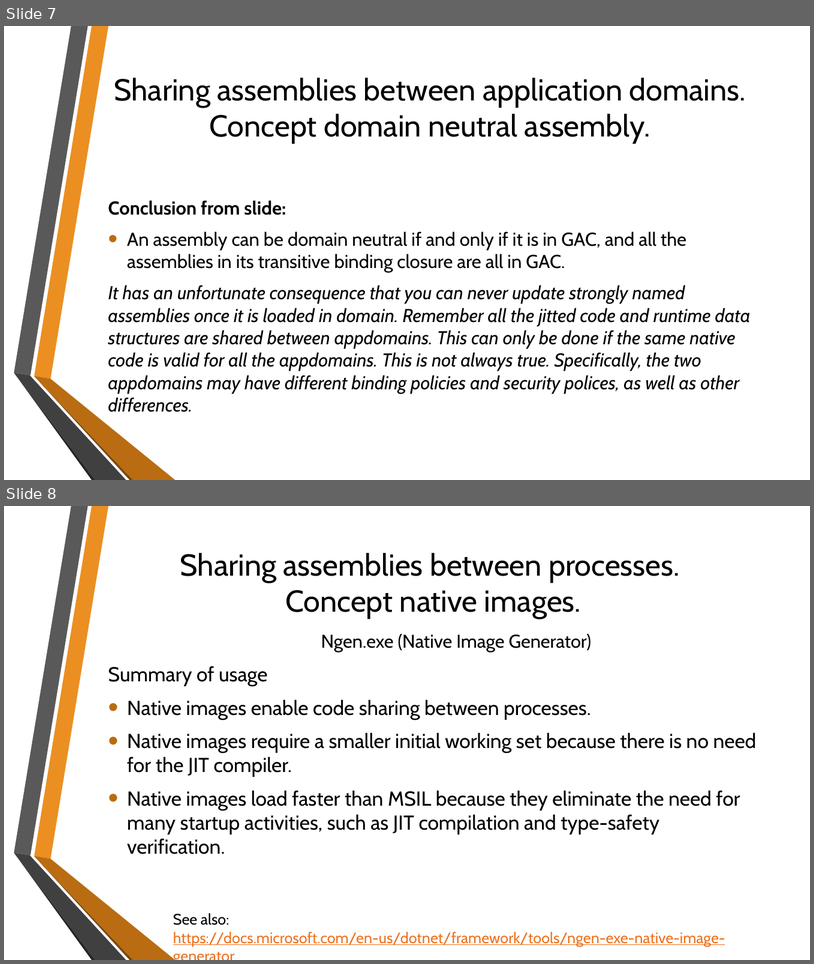
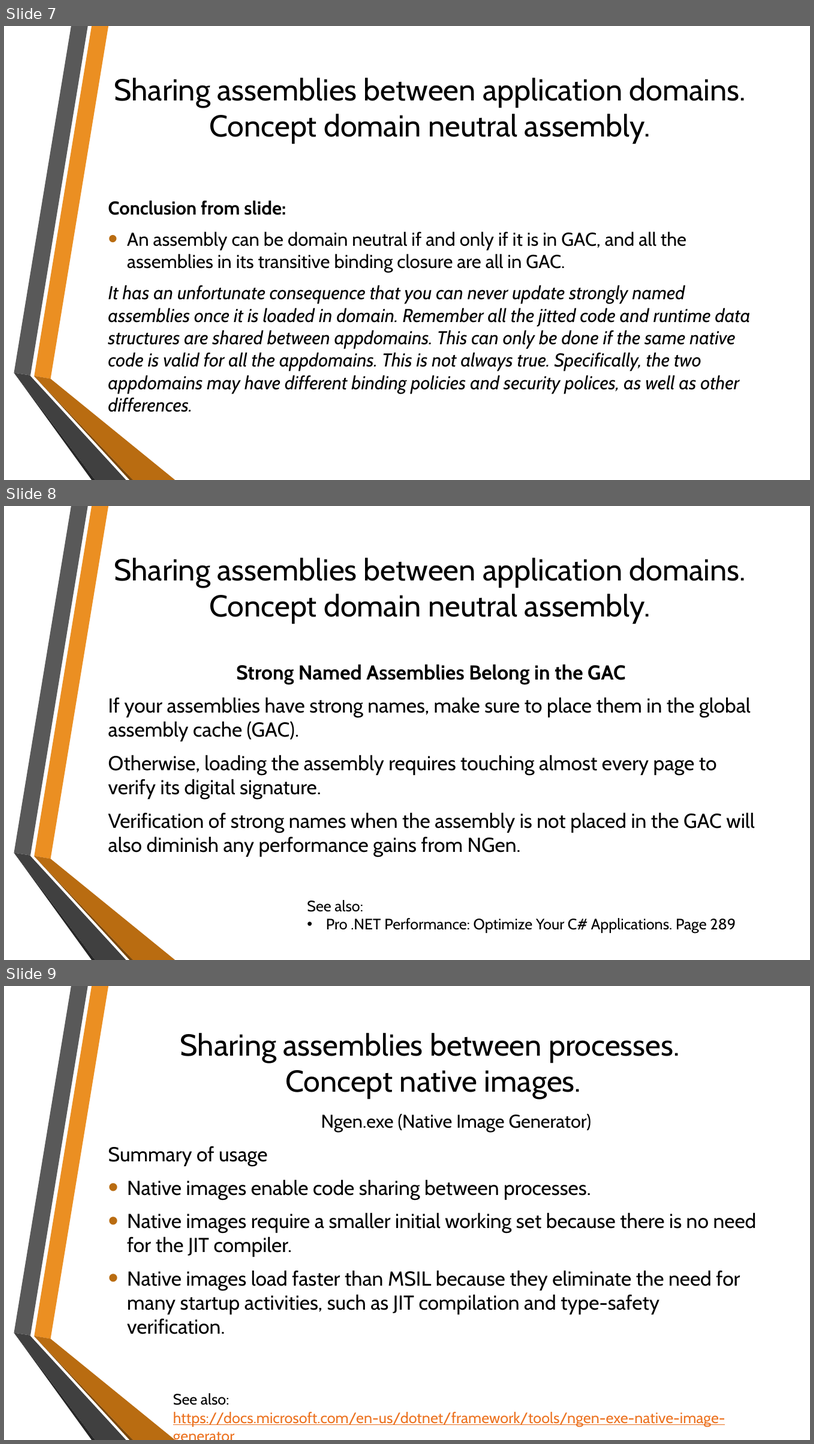
Before and after one commit to sflusov/IISSharingAssemblies, a slide deck: presentation/Sharing common assemblies.pptx. Shown one above the other, each under a label of ours: slides 7 and 8 before the commit, slides 7, 8 and 9 after it. The pictures are 814x964 and 814x1444 pixels, drawn with LibreOffice and Linux fonts; fonts in the diff are those of the drawing; background and template pictures are left out. Boxes give left, top, right and bottom in pixels: in the first picture for what was removed or moved away, otherwise in the second. Text is boxed around its words. In the diff, an @@ line names an element or a change of style, - is before the commit and + after.

```diff
--- a/presentation/Sharing common assemblies.pptx
+++ b/presentation/Sharing common assemblies.pptx
@@ slide 8 added at bbox=[4, 506, 810, 960], background picture (left out); not listed: 6 template elements that a slide beside it also shows @@
@@ title added at bbox=[114, 558, 746, 623], 36 pt, text #000000 @@
+Sharing assemblies between application domains.
+Concept domain neutral assembly.
@@ text added at bbox=[108, 664, 755, 856], 24 pt, text #000000 @@
+Strong Named Assemblies Belong in the GAC
+If your assemblies have strong names, make sure to place them in the global assembly cache (GAC).
+Otherwise, loading the assembly requires touching almost every page to verify its digital signature.
+Verification of strong names when the assembly is not placed in the GAC will also diminish any performance gains from NGen.
@@ text added at bbox=[307, 900, 736, 933], 18 pt, text #000000 @@
+See also:
+• Pro .NET Performance: Optimize Your C# Applications. Page 289
@@ what was slide 8 is now slide 9 @@
```
Also in this commit, not shown: 1 slide changed, 2 other files.
